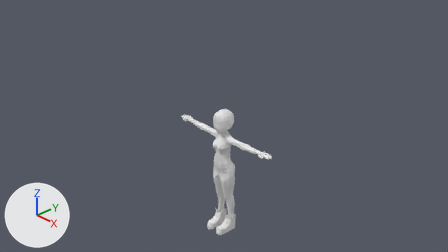
The Blender file Models/slime_girl/slime_girl.blend: old version first, new version second.
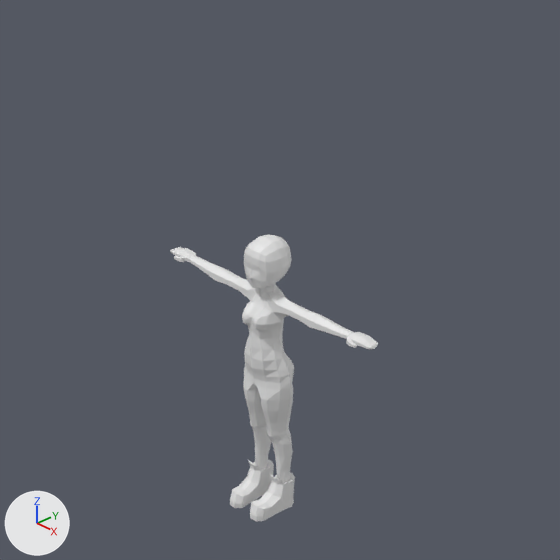
Each version appears first from the file's camera 'Camera', and next in a close-up on the part from 24% to 79% of the width and 2% to 100% of the height. The axes (+X, +Y, +Z) are drawn at lower left. The lights are the same throughout.

Script lines for the objects in view, before the commit:
```python
me_cube_001 = bpy.data.meshes.new('Cube.001')
me_cube_001.from_pydata(...)  # 68 vertices, 60 faces; spans x 0.0..0.174, y -0.2..0.195, z -0.154..0.248
me_cylinder = bpy.data.meshes.new('Cylinder')
me_cylinder.from_pydata(...)  # 355 vertices, 354 faces; spans x 0.0..1.17, y -0.29..0.2, z -1.69..0.46
ob_cube = bpy.data.objects.new('Cube', me_cube_001)
ob_cube.location = (0.0, 0.0, 0.0)
_m = ob_cube.modifiers.new('Mirror', 'MIRROR')
_m.use_clip = True
ob_cylinder = bpy.data.objects.new('Cylinder', me_cylinder)
ob_cylinder.location = (0.0, 0.0, -0.565)
_m = ob_cylinder.modifiers.new('Mirror', 'MIRROR')
_m.use_clip = True
```
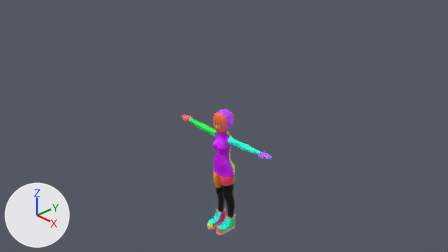
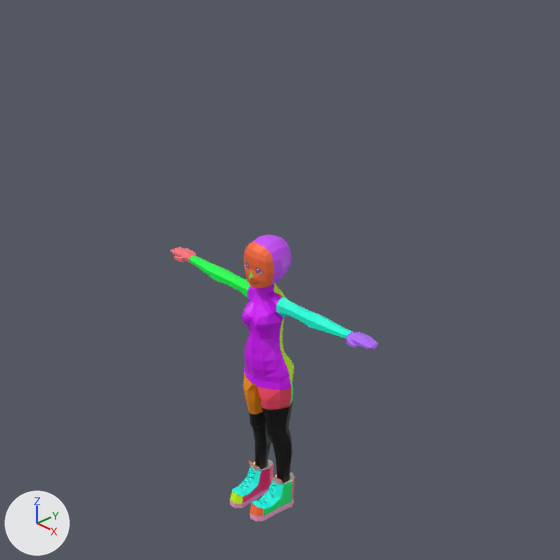
Pixel boxes [x1, y1, x2, y2] of what changed, in the close-ups (560 x 560 px):
part 1 of me_cube_001, added: after [244, 234, 275, 287]
part 2 of me_cube_001, recoloured: [249, 236, 291, 288] in both
part 3 of me_cylinder, added: after [170, 247, 274, 508]
part 4 of me_cylinder, added: after [332, 325, 353, 339]
part 5 of me_cylinder, recoloured: [250, 283, 378, 521] in both

Patch to the scene script:
```diff
--- a/Models/slime_girl/slime_girl.blend.py
+++ b/Models/slime_girl/slime_girl.blend.py
@@ img_blue_png @@
+img_blue_png = load_image('blue.png', 'model_textures.png', 800, 800, 'sRGB')
@@ mat_material_001 @@
+mat_material_001 = principled_material('Material.001')
+mat_material_001.texture = img_blue_png
@@ me_cube_001 @@
 # used by ob_cube; location = (0.0, 0.0, 0.0)
-me_cube_001.from_pydata(...)  # 68 vertices, 60 faces; spans x 0.0..0.174, y -0.2..0.195, z -0.154..0.248
+me_cube_001.from_pydata(...)  # 117 vertices, 120 faces; spans x -0.174..0.174, y -0.2..0.195, z -0.154..0.248
+# me_cube_001 part 1
+# 49 vertices are added at x -0.174..-0.021, y -0.173..0.182, z -0.13..0.233
+# 60 new faces join them
+# me_cube_001 part 2: 60 faces spanning x 0.0..0.174, y -0.2..0.195, z -0.154..0.248 switch from no material to mat_material_001 (picture img_blue_png)
@@ me_cylinder @@
 # used by ob_cylinder; location = (0.0, 0.0, -0.565)
-me_cylinder.from_pydata(...)  # 355 vertices, 354 faces; spans x 0.0..1.17, y -0.29..0.2, z -1.69..0.46
+me_cylinder.from_pydata(...)  # 690 vertices, 732 faces; spans x -1.17..1.17, y -0.29..0.2, z -1.69..0.46
+# me_cylinder part 3: 329 vertices added at x -1.17..-0.01, y -0.29..0.17, z -1.69..0.46
+# me_cylinder part 4: 6 vertices added at x 0.9, y -0.04..0.04, z 0.26..0.33
+# me_cylinder part 5: 348 faces spanning x 0.0..1.17, y -0.29..0.2, z -1.69..0.46 switch from no material to mat_material_001 (picture img_blue_png)
@@ ob_cube @@
 ob_cube.location = (0.0, 0.0, 0.0)
-_m = ob_cube.modifiers.new('Mirror', 'MIRROR')
-_m.use_clip = True
@@ ob_cylinder @@
 ob_cylinder.location = (0.0, 0.0, -0.565)
-_m = ob_cylinder.modifiers.new('Mirror', 'MIRROR')
-_m.use_clip = True
```
